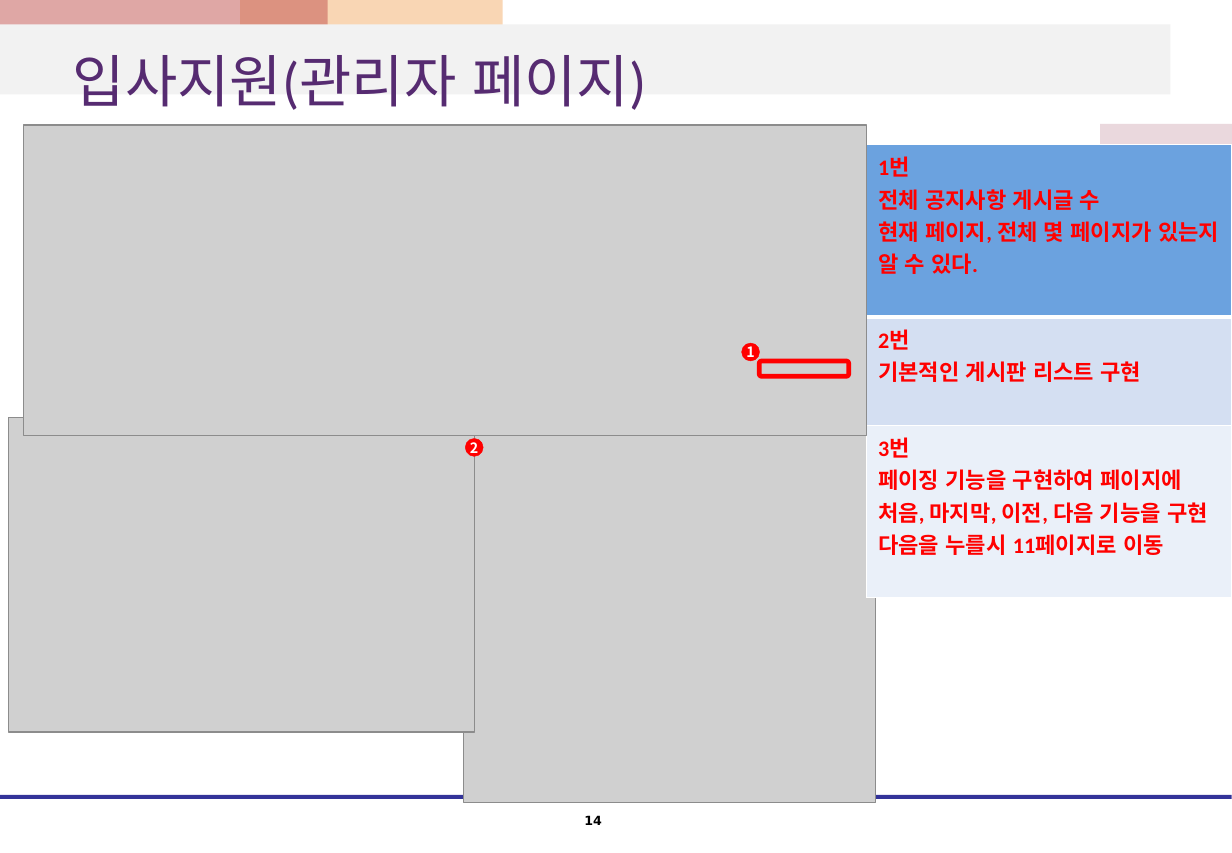
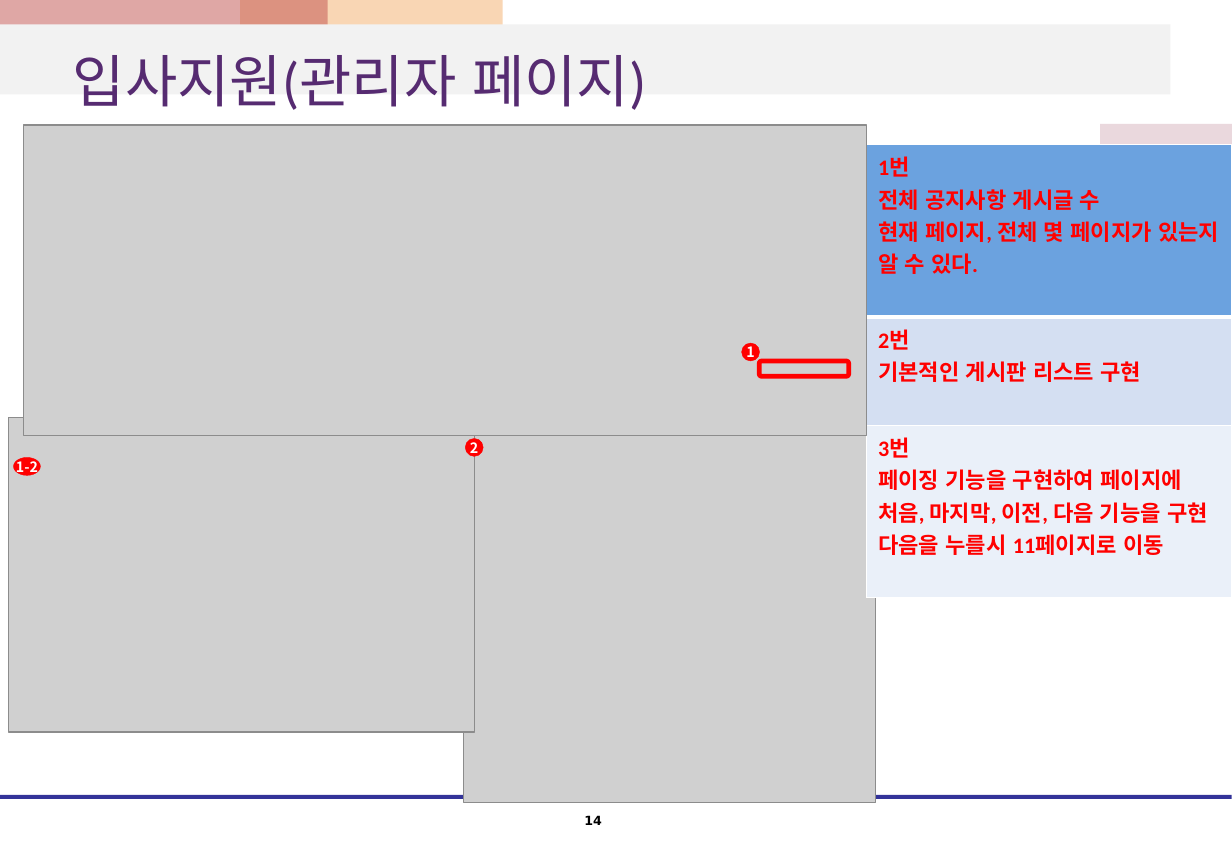
Before and after one commit to kshwang/javapj, a slide deck: slide 14 of 웹1팀_프로젝트_화면설계서.pptx. Drawn at 1232x853 pixels with LibreOffice and Linux fonts; fonts in the diff are those of the drawing; grey boxes stand for pictures. Boxes give left, top, right and bottom in pixels: in the first picture for what was removed or moved away, otherwise in the second. Text is boxed around its words. In the diff, an @@ line names an element or a change of style, - is before the commit and + after.

```diff
--- a/웹1팀_프로젝트_화면설계서.pptx
+++ b/웹1팀_프로젝트_화면설계서.pptx
@@ ellipse added at <box>14,457,41,475</box>, fill #FF0000, outline #FF0000 0.25 pt, 9 pt, text #FFFFFF, bold @@
+1-2
```
Also in this commit, not shown: 3 other slides changed, 1 slide added, 1 slide removed.
